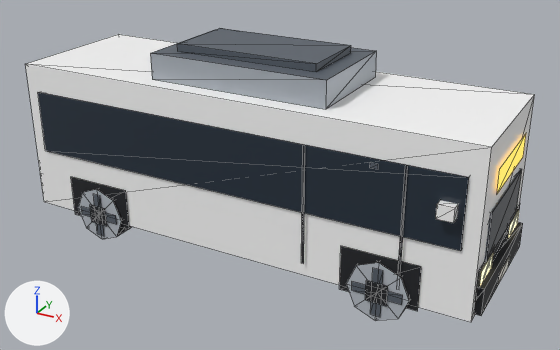
Renders of the glTF model public/models/props/bus_mini.glb from each side of a commit.
The view is the same before and after, from a 50 mm lens placed at (0.393, -0.681, 0.429), pointed at (0.02, -0.002, 0.09). Lighting does not change. The marker at lower left points along +X, +Y and +Z. The picture after the commit comes second. Mesh edges are drawn as thin lines. Vertices at exactly the same position are counted once.

The first picture shows 'bus_mini'.
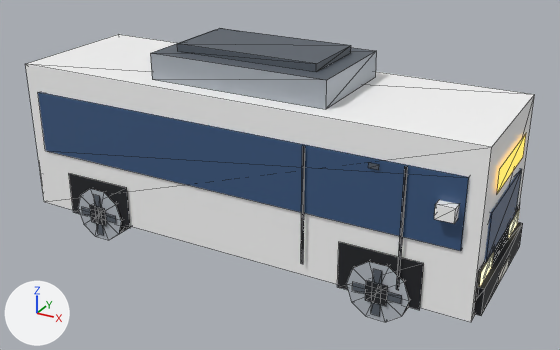
What changed in the scene script:
```text
Add mat_glass_dark:
    mat_glass_dark = bpy.data.materials.new('glass_dark')
    # nodes: BsdfPrincipled, Mix, OutputMaterial, VertexColor
    # colours: blue #3d5a82, mixed with the vertex colours
Change me_bus_mini:
    remove me_bus_mini.from_pydata(...)  # 292 vertices, 292 faces; spans x -0.268..0.268, y -0.091..0.091, z 0.0..0.232
    add me_bus_mini.from_pydata(...)  # 316 vertices, 328 faces; spans x -0.268..0.268, y -0.092..0.092, z 0.002..0.232
    me_bus_mini part 1: the loose piece of 8 vertices spanning x 0.222..0.238, y -0.091..-0.079, z 0.126..0.14 is moved by (0.0, -0.001, 0.0)
    me_bus_mini part 2: the loose piece of 4 vertices spanning x 0.089..0.091, y -0.083, z 0.041..0.166 is moved by (0.0, -0.001, 0.0)
    me_bus_mini part 3: the loose piece of 4 vertices spanning x 0.189..0.191, y -0.083, z 0.041..0.166 is moved by (0.0, -0.001, 0.0)
    me_bus_mini part 4: the loose piece of 4 vertices spanning x 0.156..0.164, y -0.083, z 0.157..0.162 is moved by (0.0, -0.001, 0.0)
    me_bus_mini part 5: the loose piece of 4 vertices spanning x 0.144..0.196, y -0.085, z 0.027..0.037 is rebuilt with 4 vertices and now spans x 0.145..0.195, y -0.085, z 0.028..0.036
    me_bus_mini part 6: the loose piece of 4 vertices spanning x 0.165..0.175, y -0.085, z 0.006..0.058 is rebuilt with 4 vertices and now spans x 0.166..0.174, y -0.085, z 0.007..0.057
    me_bus_mini part 7: the loose piece of 4 vertices spanning x -0.196..-0.144, y -0.085, z 0.027..0.037 is rebuilt with 4 vertices and now spans x -0.195..-0.145, y -0.085, z 0.028..0.036
    me_bus_mini part 8: the loose piece of 4 vertices spanning x -0.175..-0.165, y -0.085, z 0.006..0.058 is rebuilt with 4 vertices and now spans x -0.174..-0.166, y -0.085, z 0.007..0.057
    me_bus_mini part 9: the loose piece of 4 vertices spanning x 0.262, y -0.071..-0.031, z 0.05..0.075 is rebuilt with 4 vertices and now spans x 0.262, y -0.072..-0.03, z 0.05..0.075
    me_bus_mini part 10: the loose piece of 4 vertices spanning x 0.262, y 0.031..0.071, z 0.05..0.075 is rebuilt with 4 vertices and now spans x 0.262, y 0.03..0.072, z 0.05..0.075
    me_bus_mini part 11: the loose piece of 4 vertices spanning x 0.261, y -0.077..-0.025, z 0.046..0.079 is rebuilt with 4 vertices and now spans x 0.261, y -0.078..-0.024, z 0.046..0.079
    me_bus_mini part 12: the loose piece of 4 vertices spanning x 0.13..0.21, y -0.082, z 0.022..0.07 is rebuilt with 4 vertices and now spans x 0.128..0.212, y -0.082, z 0.024..0.074
    me_bus_mini part 13: the loose piece of 4 vertices spanning x -0.21..-0.13, y -0.082, z 0.022..0.07 is rebuilt with 4 vertices and now spans x -0.212..-0.128, y -0.082, z 0.024..0.074
    me_bus_mini part 14: 8 vertices moved from x 0.147..0.193, y -0.084..-0.054, z 0.009..0.055 to x 0.144..0.196, y -0.084..-0.054, z 0.013..0.051; 4 vertices removed from x 0.17, y -0.084..-0.054, z 0.0..0.064; 8 vertices added at x 0.16..0.18, y -0.084..-0.054, z 0.002..0.062
    me_bus_mini part 15: 8 vertices moved from x -0.193..-0.147, y -0.084..-0.054, z 0.009..0.055 to x -0.196..-0.144, y -0.084..-0.054, z 0.013..0.051; 4 vertices removed from x -0.17, y -0.084..-0.054, z 0.0..0.064; 8 vertices added at x -0.18..-0.16, y -0.084..-0.054, z 0.002..0.062
    me_bus_mini part 16: 2 vertices moved from x 0.262, y -0.032..0.032, z 0.063 to x 0.262, y -0.032..0.032, z 0.064; 8 vertices added at x 0.262, y -0.032..0.032, z 0.059..0.072
    me_bus_mini part 17: 20 faces spanning x -0.244..0.262, y -0.082..0.082, z 0.076..0.166 switch from mat_car_glass to mat_glass_dark
    other edits to the shape of me_bus_mini do not show in these pictures
```

Pixel boxes [x1, y1, x2, y2] of what changed, in the pictures (560 x 350 px; the box of a moved part takes in the faces that stretch with it):
part 1 of me_bus_mini, moved or reshaped: before [436, 200, 458, 223]; after [434, 200, 459, 224]
part 2 of me_bus_mini, moved or reshaped: [301, 146, 305, 264] in both
part 3 of me_bus_mini, moved or reshaped: before [398, 166, 408, 276]; after [396, 166, 408, 290]
part 4 of me_bus_mini, moved or reshaped: before [370, 163, 378, 169]; after [368, 163, 379, 170]
part 5 of me_bus_mini, rebuilt: before [352, 281, 402, 304]; after [352, 282, 402, 304]
part 6 of me_bus_mini, rebuilt (14% narrower): before [370, 268, 383, 317]; after [371, 269, 382, 316]
part 7 of me_bus_mini, rebuilt (11% shorter): before [81, 206, 117, 224]; after [82, 207, 116, 223]
part 8 of me_bus_mini, rebuilt (8% narrower): before [93, 194, 104, 236]; after [94, 195, 104, 235]
part 9 of me_bus_mini, rebuilt (7% wider): before [480, 253, 493, 285]; after [480, 252, 494, 285]
part 10 of me_bus_mini, rebuilt: [508, 211, 519, 238] in both
part 11 of me_bus_mini, rebuilt (12% wider): before [475, 256, 491, 302]; after [475, 256, 493, 302]
part 12 of me_bus_mini, rebuilt (6% wider): before [339, 246, 421, 311]; after [337, 242, 424, 310]
part 13 of me_bus_mini, rebuilt: before [71, 177, 129, 229]; after [69, 173, 130, 228]
part 14 of me_bus_mini, moved or reshaped: before [346, 262, 410, 321]; after [346, 261, 410, 322]
part 15 of me_bus_mini, moved or reshaped: before [78, 189, 131, 239]; after [78, 188, 131, 240]
part 16 of me_bus_mini, reshaped: before [492, 232, 509, 262]; after [492, 228, 509, 265]
part 17 of me_bus_mini, recoloured (lighter): [38, 92, 522, 262] in both
